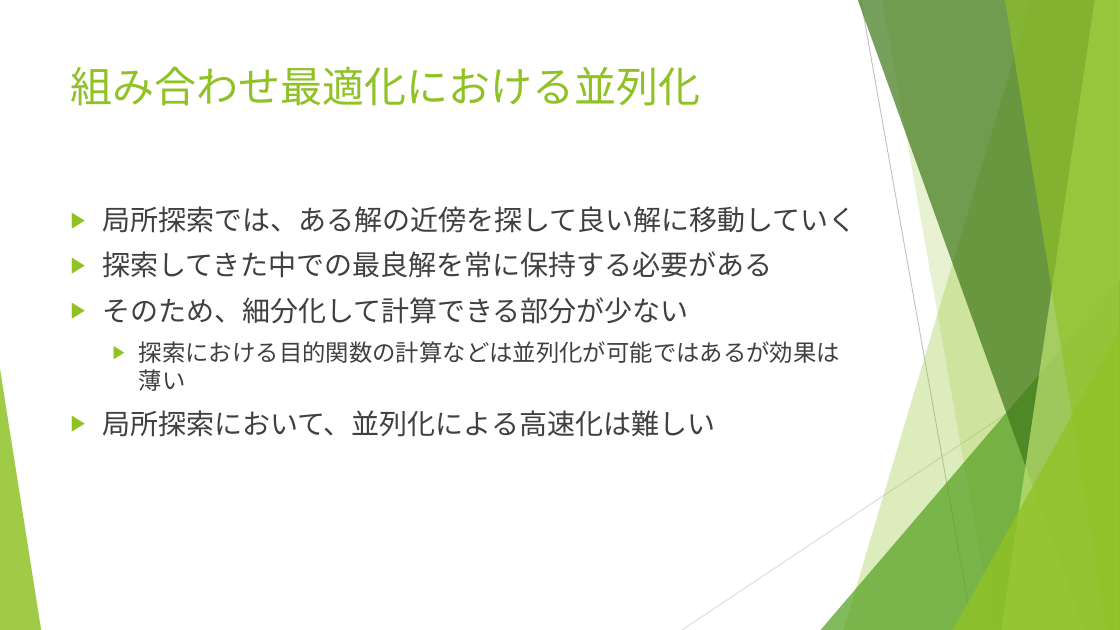
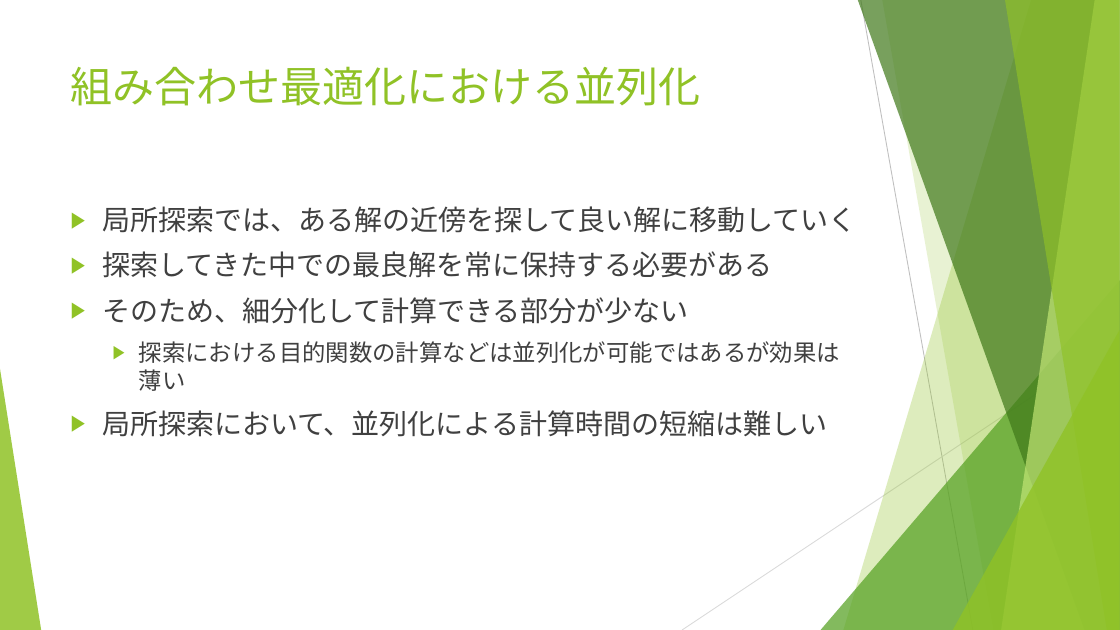
Before and after one commit to r-kurosu/kline_new, a slide deck: slide 15 of 11_30_共有資料.pptx. Drawn at 1120x630 pixels with LibreOffice and Linux fonts; fonts in the diff are those of the drawing. Boxes give left, top, right and bottom in pixels: in the first picture for what was removed or moved away, otherwise in the second. Text is boxed around its words. In the diff, an @@ line names an element or a change of style, - is before the commit and + after.

```diff
--- a/11_30_共有資料.pptx
+++ b/11_30_共有資料.pptx
@@ text at [102,410,827,437]: text changed @@
-▶ 局所探索において、並列化による高速化は難しい
+▶ 局所探索において、並列化による計算時間の短縮は難しい
```
Also in this commit, not shown: 5 other slides changed, 3 slides added.
